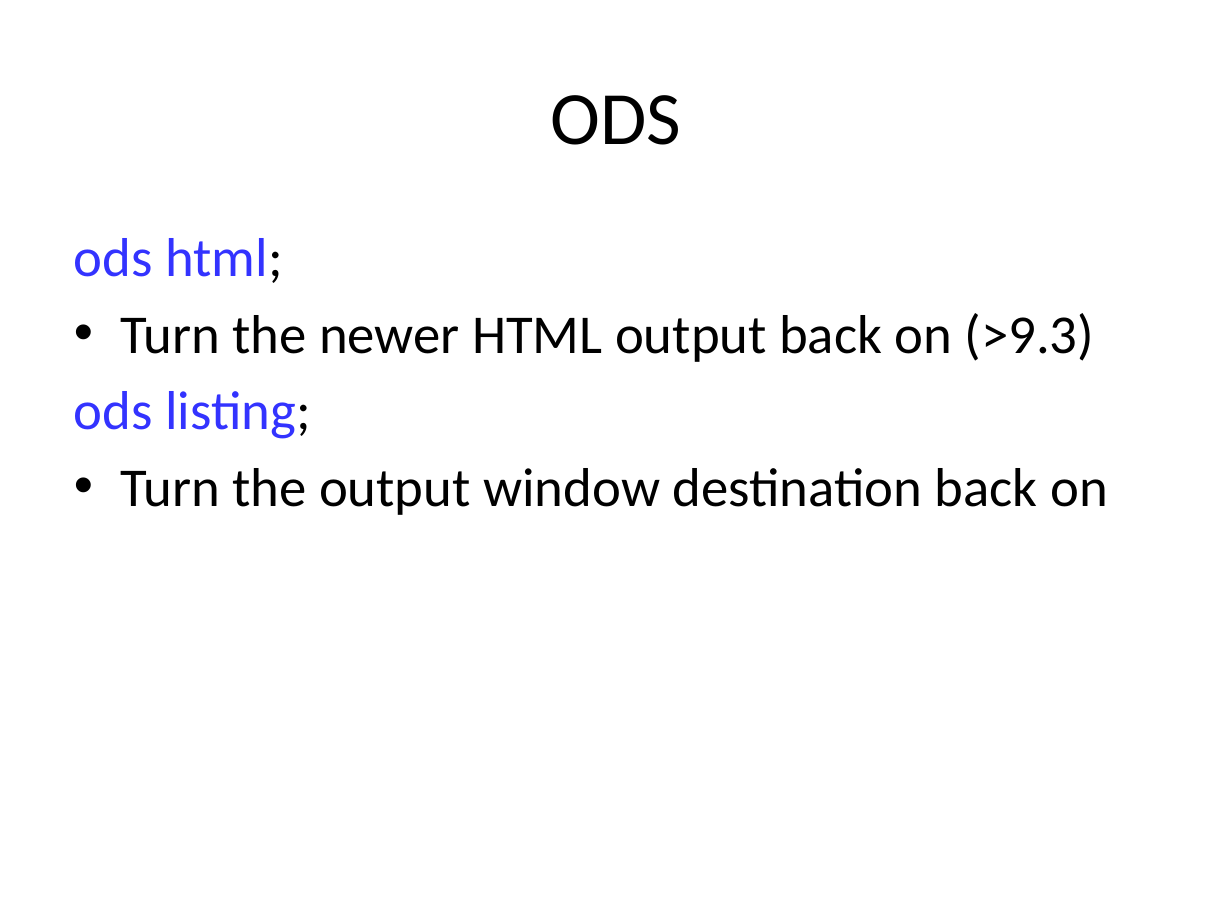
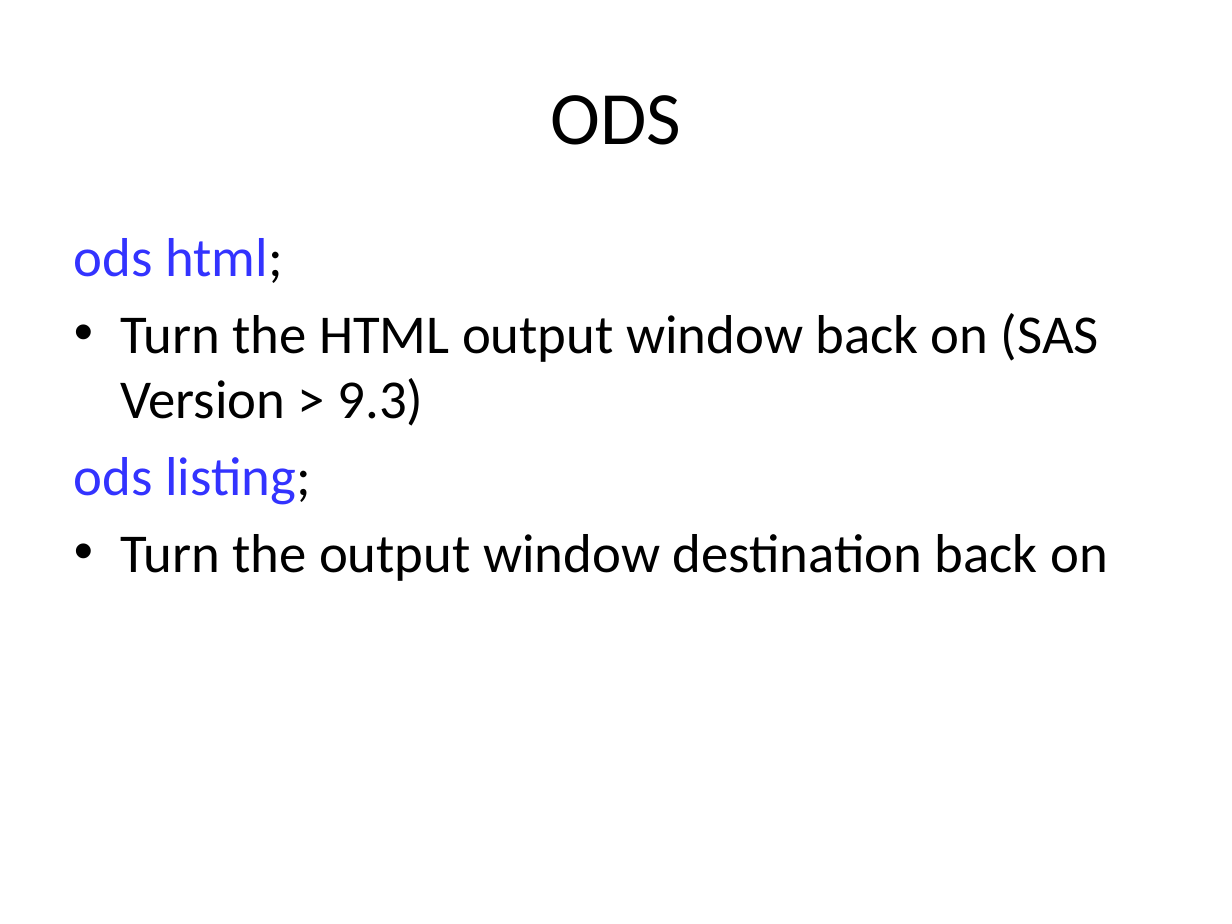
Before and after one commit to CUNYSPHCode/IntroSAS, a slide deck: slide 24 of Session4/session4_MRamos.pptx. Drawn at 1232x924 pixels with LibreOffice and Linux fonts; fonts in the diff are those of the drawing. Boxes give left, top, right and bottom in pixels: in the first picture for what was removed or moved away, otherwise in the second. Text is boxed around its words. In the diff, an @@ line names an element or a change of style, - is before the commit and + after.

```diff
--- a/Session4/session4_MRamos.pptx
+++ b/Session4/session4_MRamos.pptx
@@ text at (120,313,1099,426): text changed @@
-• Turn the newer HTML output back on (>9.3)
+• Turn the HTML output window back on (SAS Version > 9.3)
```
Also in this commit, not shown: 1 slide added, 3 other files.
